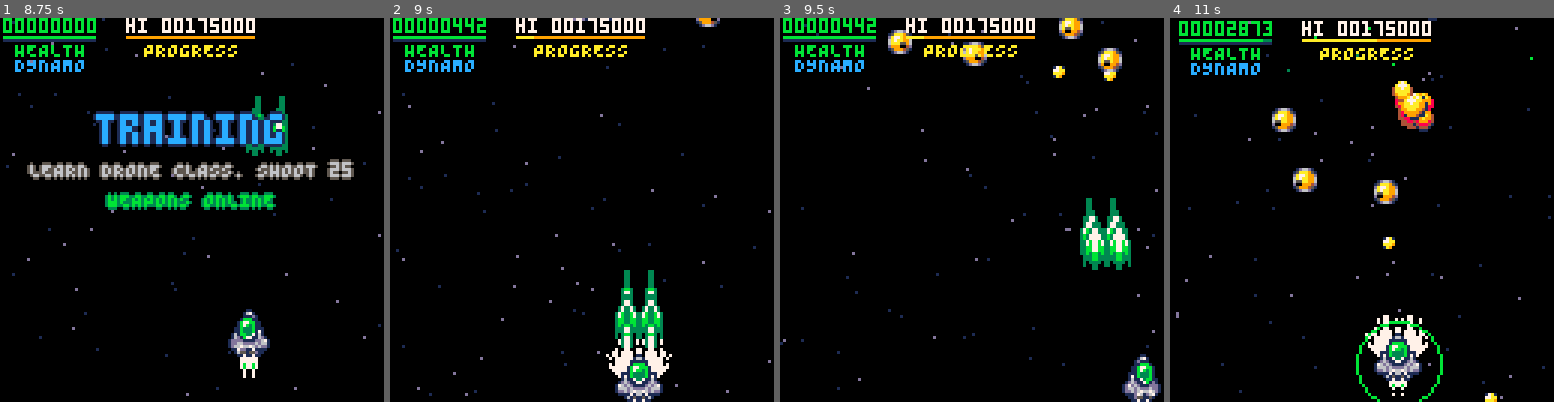
Above: before the commit, frames 1-4 (left to right).
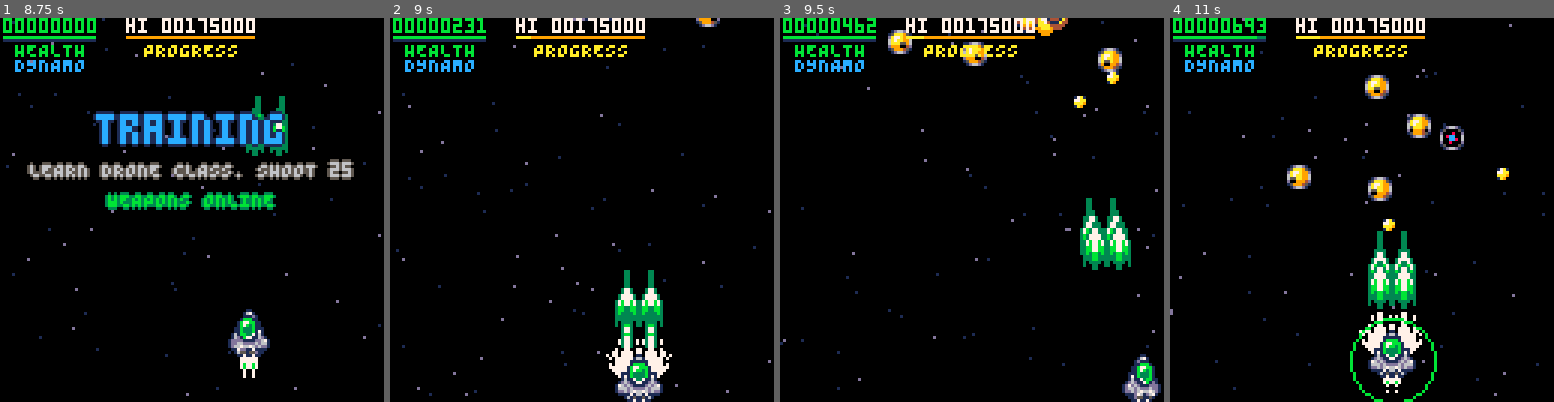
Above: after the commit, the same moments.

Repository: wimpysworld/antsy-alien-attack-pico
Game: PICO-8 cartridge main.p8
Same seed, same stepped clock (60 frames per second), same inputs: the game is played once before the commit and once after it.
Inputs:
- Up to frame 1 (8.75 s): tap X (X key) at 0.33, 1.07, 1.85, 2.97, 4.08, 5.2, 6.32, 7.43, 8.55 s; tap O (Z key) at 0.7, 1.7, 2.1, 2.5, 2.9, 3.3, 3.7, 4.1, 4.5, 4.9, 5.3, 5.7, 6.1, 6.5, 6.9, 7.3, 7.7, 8.1, 8.5 s; hold Right 1.6-2.1 s; hold Up 2.15-2.42 s; hold Right 2.47-3.03 s; hold Left 3.08-3.58 s; hold Down 3.63-3.97 s; hold Right 4.02-4.68 s; hold Up 4.73-5.03 s; hold Left 5.08-5.68 s; hold Down 5.73-6.03 s; hold Right 6.08-6.58 s; hold Right 6.63-7.13 s; hold Up 7.18-7.45 s; hold Right 7.5-8.07 s; hold Left 8.12-8.62 s; hold Down from 8.67 s (still down)
- Up to frame 2 (9 s): keep holding Down; tap O (Z key) at 8.9 s
- Up to frame 3 (9.5 s): release Down at 9 s; hold Right from 9.05 s (still down); tap O (Z key) at 9.3 s
- Up to frame 4 (11 s): tap X (X key) at 9.67, 10.78 s; tap O (Z key) every 0.4 s from 9.7 to 10.9 s; release Right at 9.72 s; hold Up 9.77-10.07 s; hold Left 10.12-10.72 s; hold Down from 10.77 s (still down)

Frame 1 is identical in both runs. In frame 2, 0.9% of the frame differs, in the area x 16-72%, y 0-84%; in frame 3, 0.9%; in frame 4, 12%, in the area x 0-100%, y 0-100%.

Commit message:
fix: make all aliens more robust

Diff:
--- a/main.p8
+++ b/main.p8
@@ -1698,7 +1698,7 @@
   al.shot_speed_y,
   al.shot_sprite,
   al.shot_cooldown=
-   20,
+   30,
    0.1,
    0.010,
    0.90,
@@ -1715,7 +1715,7 @@
   al.framerate,
   al.speed_x,
   al.speed_y=
-   35,
+   40,
    0.055,
    rnd_range(-0.35,0.35,true),
    rnd_range(0.5,0.7,true)
@@ -1728,7 +1728,7 @@
    al.speed_x,
    al.speed_y,
    al.explosion_size=
-    50,
+    60,
     0.085,
     30,
     rnd_range(-0.15,0.15,true),
@@ -1766,7 +1766,7 @@
   al.shot_sprite,
   al.shot_cooldown,
   al.explosion_size=
-   40,
+   60,
    0.1,
    cos(angle)*1.1,
    sin(angle)*1.1,
@@ -1787,10 +1787,10 @@
   al.shot_sprite,
   al.shot_cooldown,
   al.explosion_size=
-   45,
+   70,
    0.15,
    rnd_range(-0.2,0.2,true),
-   rnd_range(0.5,0.75,true),
+   rnd_range(0.5,0.5,true),
    1.75,
    1.75,
    80,
@@ -1809,7 +1809,7 @@
   al.shot_sprite,
   al.shot_cooldown,
   al.explosion_size=
-   50,
+   75,
    cos(angle)*1.45,
    sin(angle)*1.45,
    1.75,
@@ -1826,7 +1826,7 @@
   al.shot_sprite,
   al.shot_cooldown,
   al.explosion_size=
-   60,
+   80,
    0.007,
    1.5,
    65,
